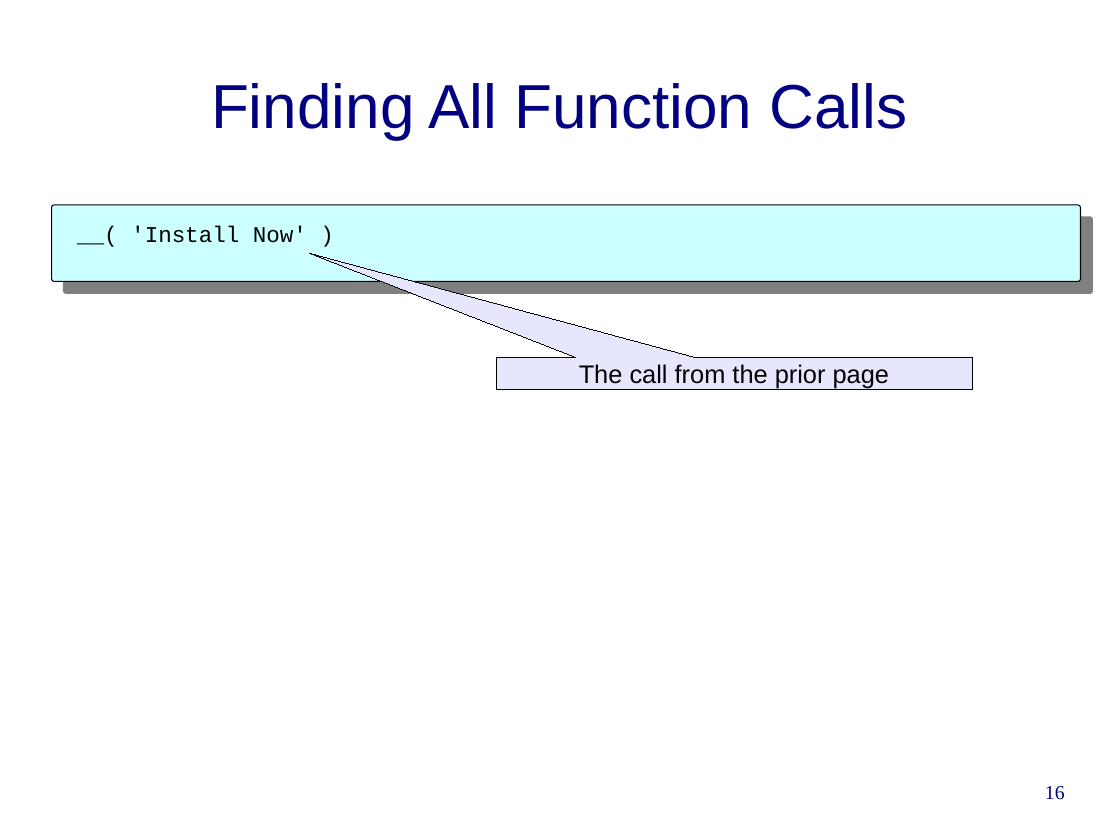
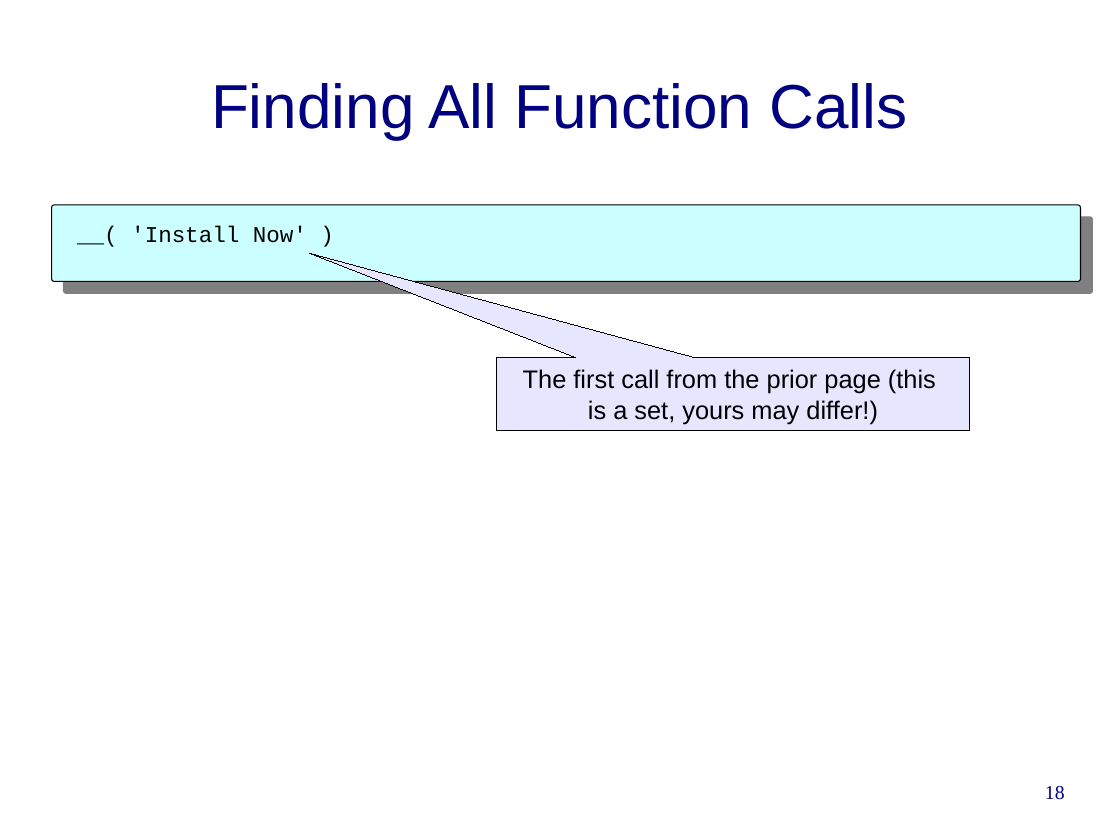
Before and after one commit to cwi-swat/rascal-course-pldi-2015, a slide deck: slide 18 of presentations/PHP-analysis.odp (slide 16 before the commit). Drawn at 1120x840 pixels with LibreOffice and Linux fonts; fonts in the diff are those of the drawing; background and template pictures are left out. Boxes give left, top, right and bottom in pixels: in the first picture for what was removed or moved away, otherwise in the second. Text is boxed around its words. In the diff, an @@ line names an element or a change of style, - is before the commit and + after.

```diff
--- a/presentations/PHP-analysis.odp
+++ b/presentations/PHP-analysis.odp
@@ speech box "The first call from the ...": place and size @@
-speech box "The first call from the ..." at (496,358,973,390)
+speech box "The first call from the ..." at (496,358,970,431)
@@ speech box "The first call from the ..." at (496,358,970,431): proportions changed @@
@@ text in speech box at (523,369,936,424): text changed @@
-The call from the prior page
+The first call from the prior page (this
+is a set, yours may differ!)
@@ page number at (1045,786,1065,800): text changed @@
-16
+18
```
Also in this commit, not shown: 7 other slides changed, 3 slides added, 4 slides removed.
